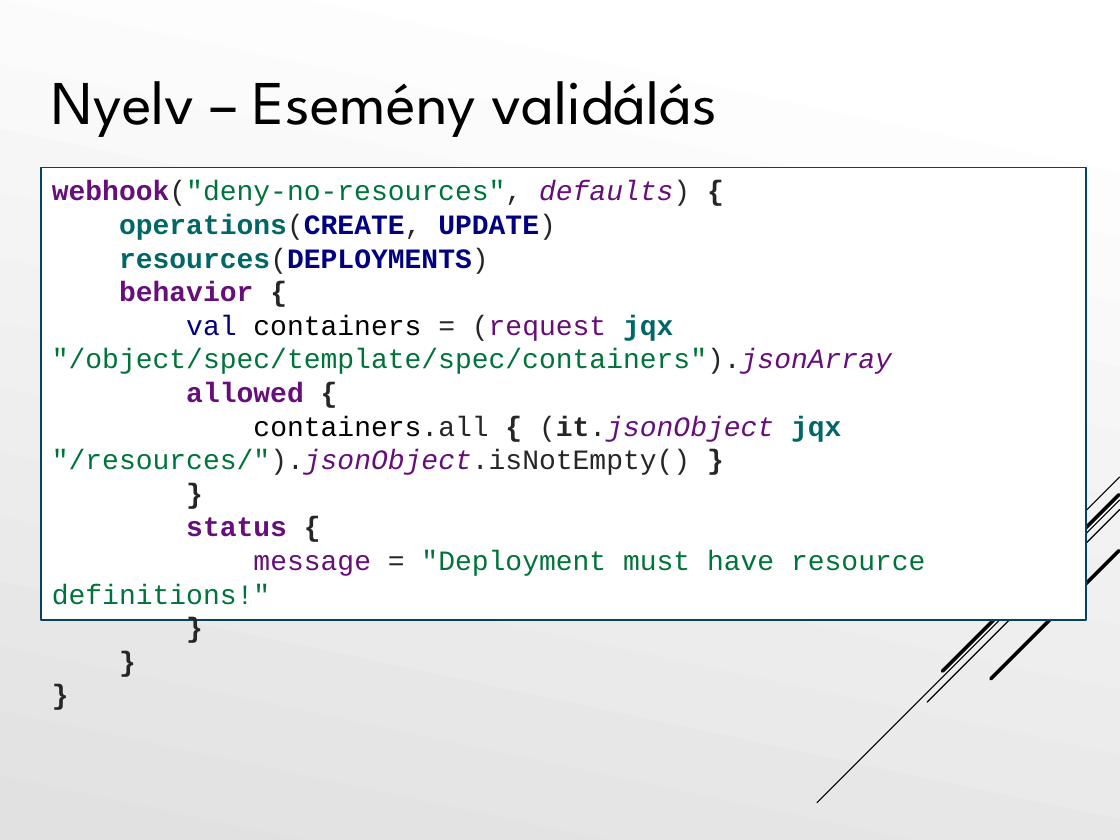
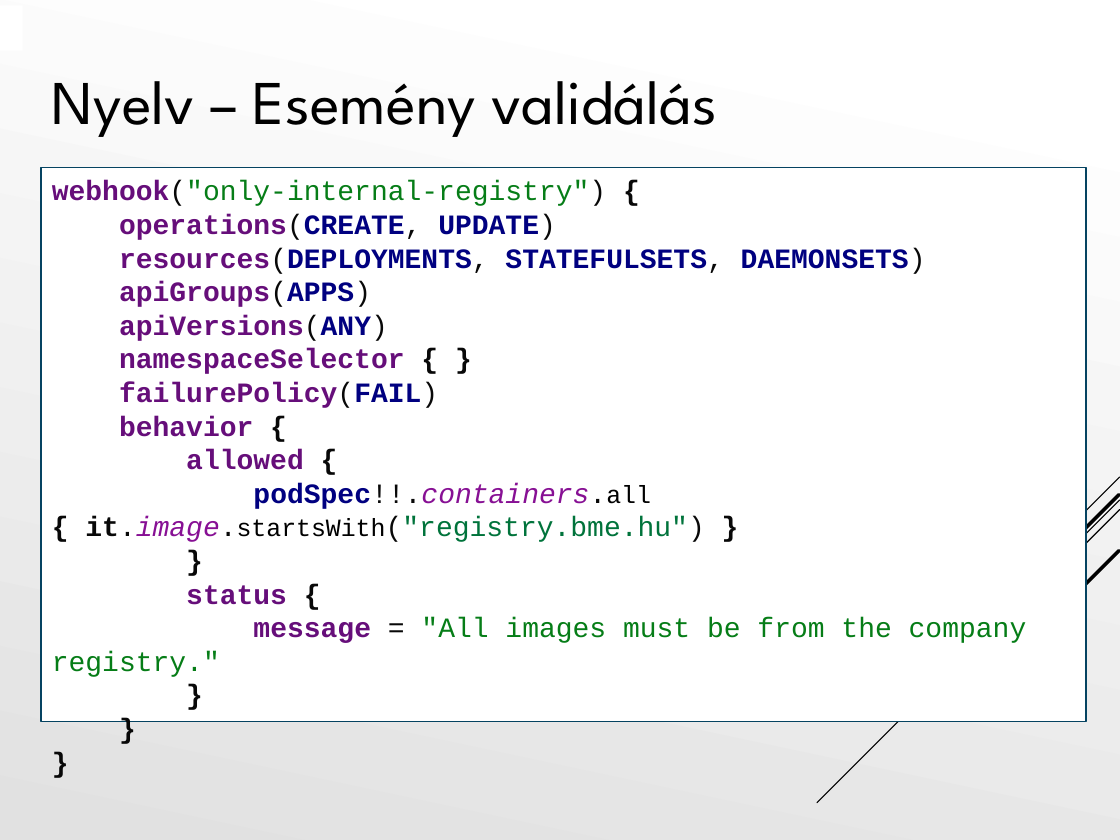
Before and after one commit to Tiegris/KonstrainR, a slide deck: slide 10 of ppt/prezi.pptx. Drawn at 1120x840 pixels with LibreOffice and Linux fonts; fonts in the diff are those of the drawing. Boxes give left, top, right and bottom in pixels: in the first picture for what was removed or moved away, otherwise in the second. Text is boxed around its words. In the diff, an @@ line names an element or a change of style, - is before the commit and + after.

```diff
--- a/ppt/prezi.pptx
+++ b/ppt/prezi.pptx
@@ rectangle "webhook("only-internal-registry") { operations(CREATE, UPDAT ...": place and size @@
-rectangle "webhook("only-internal-registry") { operations(CREATE, UPDAT ..." at <box>40,168,1085,620</box>
+rectangle "webhook("only-internal-registry") { operations(CREATE, UPDAT ..." at <box>40,168,1085,722</box>
@@ text in rectangle at <box>52,181,1027,677</box>: text changed; text colour #00733B to #660E7A; bold on @@
-webhook("deny-no-resources", defaults) {
-operations(CREATE, UPDATE)
-resources(DEPLOYMENTS)
-behavior {
-val containers = (request jqx "/object/spec/template/spec/containers").jsonArray
-allowed {
-containers.all { (it.jsonObject jqx "/resources/").jsonObject.isNotEmpty() }
-}
-status {
-message = "Deployment must have resource definitions!"
-}
-}
-}
+webhook("only-internal-registry") {
+operations(CREATE, UPDATE)
+resources(DEPLOYMENTS, STATEFULSETS, DAEMONSETS)
+apiGroups(APPS)
+apiVersions(ANY)
+namespaceSelector { }
+failurePolicy(FAIL)
+behavior {
+allowed {
+podSpec!!.containers.all { it.image.startsWith("registry.bme.hu") }
+}
+status {
+message = "All images must be from the company registry."
+}
+}
+}
```
Also in this commit, not shown: 9 other slides changed, 5 slides added, 5 slides removed, 1 other file.
